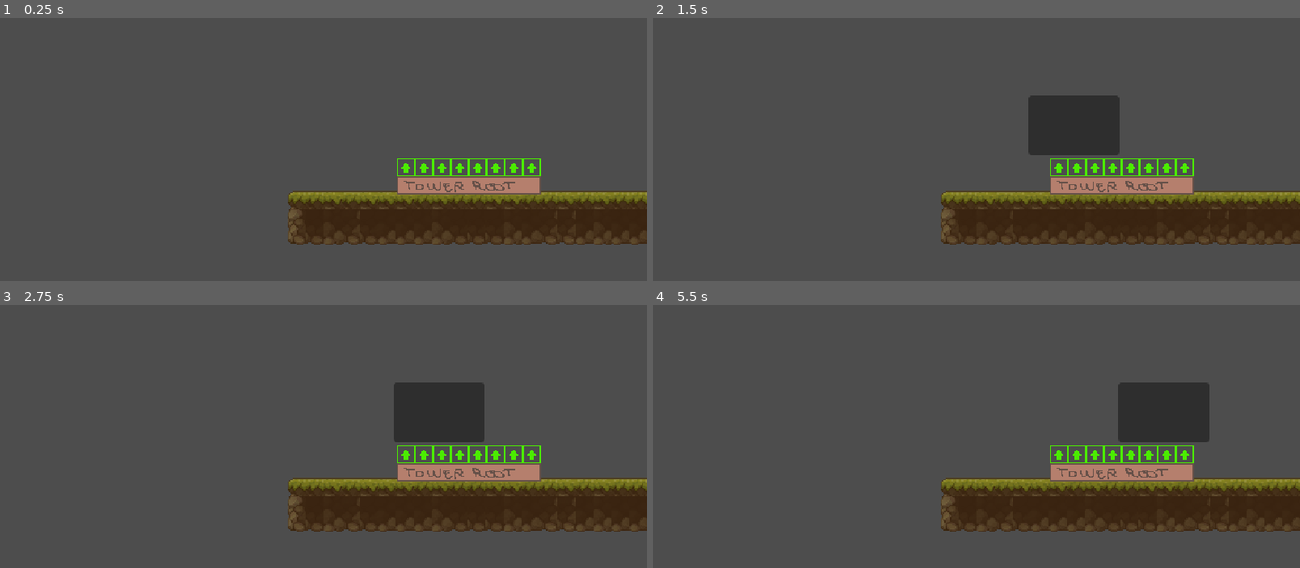
Above: before the commit, frames 1-4 (two rows, left to right).
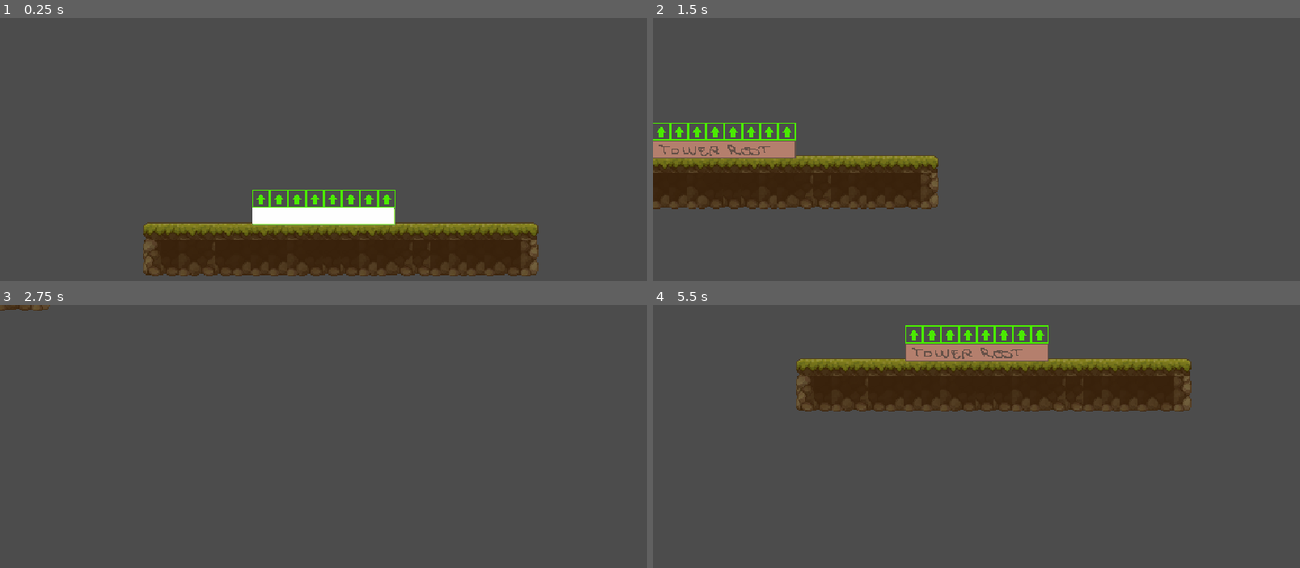
Above: after the commit, the same moments.

Repository: DevelopingTom/tower_up
Game: Godot game, scene res://world/world.tscn
Two runs of this game, one before a commit and one after it. Both use one fixed random seed, a clock stepped at 60 frames per second and the inputs below.
Inputs (mouse positions are in pixels of both pictures, inside the frame that each line leads up to):
- Up to frame 1 (0.25 s): no input
- Up to frame 2 (1.5 s): tap Enter at 0.5 s; move the mouse to (1060, 167) at 0.52 s; hold Right (right, bound only after the commit) 0.53-1.28 s; click (1060, 167) at 0.67 s; move the mouse to (1073, 167) at 1.27 s; hold Down (down, bound only after the commit) from 1.28 s (still down); click (1073, 167) at 1.42 s
- Up to frame 3 (2.75 s): move the mouse to (439, 454) at 2.02 s; release Down (down, bound only after the commit) at 2.03 s; hold Right (right, bound only after the commit) from 2.03 s (still down); click (439, 454) at 2.17 s
- Up to frame 4 (5.5 s): tap Space at 2.75 s; move the mouse to (1112, 454) at 2.77 s; release Right (right, bound only after the commit) at 2.78 s; hold Up (up, bound only after the commit) 2.78-3.53 s; click (1112, 454) at 2.92 s; move the mouse to (1131, 454) at 3.52 s; hold Left (left, bound only after the commit) 3.53-5.03 s; click (1131, 454) at 3.67 s; move the mouse to (1151, 454) at 4.27 s; click (1151, 454) at 4.42 s; move the mouse to (1164, 454) at 5.02 s; hold Down (down, bound only after the commit) from 5.03 s (still down); click (1164, 454) at 5.17 s

The runs differ from the first frame. In frame 1, 21% of the frame differs, in the area x 22-100%, y 53-99%; in frame 2, 27%; in frame 3, 16%; in frame 4, 29%, in the area x 22-100%, y 7-87%.

Commit message:
shapecast building creation

Diff:
--- a/building/anchor/anchor.gd
+++ b/building/anchor/anchor.gd
@@ -15,7 +15,6 @@
 			$BuildingList.show()
 
 func _on_area_2d_area_entered(_area):
-	print("entered")
 	hide()
 
 func _on_area_2d_area_exited(_area):
--- a/building/anchor/anchor.tscn
+++ b/building/anchor/anchor.tscn
@@ -25,6 +25,7 @@
 
 [node name="BuildingList" parent="." instance=ExtResource("2_n1dhu")]
 visible = false
+z_index = 1
 offset_left = -35.0
 offset_top = -72.0
 offset_right = -35.0
--- a/building/building.gd
+++ b/building/building.gd
@@ -2,9 +2,21 @@
 
 class_name Building
 
-func _on_area_2d_input_event(viewport, event, shape_idx):
+func _ready():
+	$Sprite2D.visible = true
+	# can't be done statically: each building instance has a different texture
+	$Phantom.init($Sprite2D, $Area2D/CollisionShape2D.shape, $Area2D)
+
+func _on_area_2d_input_event(_viewport, event, _shape_idx):
 	if event is InputEventMouseButton:
 		if event.is_pressed() and event.button_index == MOUSE_BUTTON_LEFT:
 			emit_signal("building_clicked", self)
 
+func _on_phantom_construction_possible(possible: bool):
+	if not possible:
+		queue_free()
+	else:
+		$Sprite2D.visible = true
+		$Phantom.queue_free()
+
 signal building_clicked
--- a/building/building.tscn
+++ b/building/building.tscn
@@ -1,22 +1,30 @@
-[gd_scene load_steps=3 format=3 uid="uid://bjsjul1uaaek4"]
+[gd_scene load_steps=4 format=3 uid="uid://bjsjul1uaaek4"]
 
 [ext_resource type="Script" path="res://building/building.gd" id="1_uftj5"]
+[ext_resource type="PackedScene" uid="uid://cllho4nu0o3j6" path="res://building/phantom/phantom.tscn" id="2_wukt4"]
 
-[sub_resource type="RectangleShape2D" id="RectangleShape2D_isye7"]
-size = Vector2(128, 16)
+[sub_resource type="RectangleShape2D" id="RectangleShape2D_67x3w"]
+size = Vector2(126, 14)
 
 [node name="Building" type="Node2D"]
 script = ExtResource("1_uftj5")
 
 [node name="Sprite2D" type="Sprite2D" parent="."]
+visible = false
+centered = false
 
 [node name="Anchors" type="Node2D" parent="."]
 
 [node name="Area2D" type="Area2D" parent="."]
+monitoring = false
 
 [node name="CollisionShape2D" type="CollisionShape2D" parent="Area2D"]
-shape = SubResource("RectangleShape2D_isye7")
+shape = SubResource("RectangleShape2D_67x3w")
 
 [node name="ConnectedBuildings" type="Node2D" parent="."]
 
+[node name="Phantom" parent="." instance=ExtResource("2_wukt4")]
+
+[connection signal="area_entered" from="Area2D" to="." method="_on_area_2d_area_entered"]
 [connection signal="input_event" from="Area2D" to="." method="_on_area_2d_input_event"]
+[connection signal="construction_possible" from="Phantom" to="." method="_on_phantom_construction_possible"]
--- a/building/buildings/block_1x2.tscn
+++ b/building/buildings/block_1x2.tscn
@@ -1,23 +1,17 @@
 [gd_scene load_steps=4 format=3 uid="uid://c1nyxap44l58t"]
 
 [ext_resource type="PackedScene" uid="uid://bjsjul1uaaek4" path="res://building/building.tscn" id="1_o3he4"]
-[ext_resource type="Texture2D" uid="uid://cy0xndcnekdah" path="res://building/buildings/block_4x4.png" id="2_tvl8c"]
+[ext_resource type="Texture2D" uid="uid://d262xkmdjqshp" path="res://building/buildings/block_1x2.png" id="2_pk8kp"]
 
 [sub_resource type="RectangleShape2D" id="RectangleShape2D_00f1h"]
-size = Vector2(16, 32)
+size = Vector2(14, 30)
 
 [node name="Block1x2" instance=ExtResource("1_o3he4")]
 
 [node name="Sprite2D" parent="." index="0"]
-visible = false
-texture = ExtResource("2_tvl8c")
+texture = ExtResource("2_pk8kp")
+offset = Vector2(0, -32)
 
 [node name="CollisionShape2D" parent="Area2D" index="0"]
 position = Vector2(8, -16)
 shape = SubResource("RectangleShape2D_00f1h")
-
-[node name="Sprite2D2" type="Sprite2D" parent="." index="3"]
-position = Vector2(0, -32)
-scale = Vector2(0.25, 0.5)
-texture = ExtResource("2_tvl8c")
-centered = false
--- a/building/buildings/block_4x4.tscn
+++ b/building/buildings/block_4x4.tscn
@@ -5,18 +5,17 @@
 [ext_resource type="PackedScene" uid="uid://dmcsosyusjm8d" path="res://building/anchor/anchor.tscn" id="3_blwsu"]
 
 [sub_resource type="RectangleShape2D" id="RectangleShape2D_dko73"]
-size = Vector2(63, 62)
+size = Vector2(60, 61)
 
 [node name="Block4x4" instance=ExtResource("1_7sph1")]
 
 [node name="Sprite2D" parent="." index="0"]
-position = Vector2(0, -64)
 texture = ExtResource("2_d5vv5")
-centered = false
+offset = Vector2(0, -64)
 
 [node name="Anchor" parent="Anchors" index="0" instance=ExtResource("3_blwsu")]
 position = Vector2(0, -64)
 
 [node name="CollisionShape2D" parent="Area2D" index="0"]
-position = Vector2(31.5, -32)
+position = Vector2(32, -31.5)
 shape = SubResource("RectangleShape2D_dko73")
--- /dev/null
+++ b/building/phantom/phantom.gd
@@ -0,0 +1,49 @@
+extends Node2D
+
+@export var texture: Texture2D
+@export var collision_shape: RectangleShape2D
+@export var parent_area: Area2D
+@onready var foo = $ColorRect
+
+func init(sprite: Sprite2D, shape: RectangleShape2D, area: Area2D):
+	$Sprite2D.texture = sprite.texture
+	$Sprite2D.offset = sprite.offset
+	foo.custom_minimum_size = shape.size
+	foo.global_position = area.global_position
+	parent_area = area
+	collision_shape = shape
+
+var query : PhysicsShapeQueryParameters2D
+var shape_rid: RID
+func _physics_process(_delta):
+	if $AnimationPlayer.is_playing():
+		return
+
+	if not query:
+		shape_rid = PhysicsServer2D.rectangle_shape_create()
+		PhysicsServer2D.shape_set_data(shape_rid, collision_shape.size / 2)
+		query = PhysicsShapeQueryParameters2D.new()
+		query.shape_rid = shape_rid
+		query.collide_with_areas = true
+		query.collide_with_bodies = false
+		query.collision_mask = 1 # building layer
+		query.transform.origin = parent_area.global_position
+
+	var space_state = get_world_2d().direct_space_state
+	var collisions = space_state.intersect_shape(query)
+	PhysicsServer2D.free_rid(shape_rid)
+	print("parent area: ", parent_area.get_parent())
+	var collided_building := false
+	for c in collisions:
+		if c.collider != parent_area:
+			print("colliding with: ", c.collider.get_parent())
+			collided_building = true
+			break
+
+	if collided_building:
+		print("cannot build")
+		$AnimationPlayer.play("disappear")
+	else:
+		$AnimationPlayer.play("disappear_ok")
+
+signal construction_possible
--- /dev/null
+++ b/building/phantom/phantom.tscn
@@ -0,0 +1,98 @@
+[gd_scene load_steps=6 format=3 uid="uid://cllho4nu0o3j6"]
+
+[ext_resource type="Script" path="res://building/phantom/phantom.gd" id="1_myfnq"]
+
+[sub_resource type="Animation" id="Animation_25n47"]
+length = 0.001
+tracks/0/type = "value"
+tracks/0/imported = false
+tracks/0/enabled = true
+tracks/0/path = NodePath("Sprite2D:modulate")
+tracks/0/interp = 1
+tracks/0/loop_wrap = true
+tracks/0/keys = {
+"times": PackedFloat32Array(0),
+"transitions": PackedFloat32Array(1),
+"update": 0,
+"values": [Color(1, 1, 1, 1)]
+}
+
+[sub_resource type="Animation" id="Animation_1ig5u"]
+resource_name = "disappear"
+tracks/0/type = "value"
+tracks/0/imported = false
+tracks/0/enabled = true
+tracks/0/path = NodePath("Sprite2D:modulate")
+tracks/0/interp = 1
+tracks/0/loop_wrap = true
+tracks/0/keys = {
+"times": PackedFloat32Array(0, 0.2, 0.9),
+"transitions": PackedFloat32Array(1, 1, 1),
+"update": 0,
+"values": [Color(1, 0, 0, 0.270588), Color(3, 1, 1, 0.180392), Color(1, 1, 1, 0)]
+}
+tracks/1/type = "method"
+tracks/1/imported = false
+tracks/1/enabled = true
+tracks/1/path = NodePath(".")
+tracks/1/interp = 1
+tracks/1/loop_wrap = true
+tracks/1/keys = {
+"times": PackedFloat32Array(0.9),
+"transitions": PackedFloat32Array(1),
+"values": [{
+"args": [&"construction_possible", false],
+"method": &"emit_signal"
+}]
+}
+
+[sub_resource type="Animation" id="Animation_qng0u"]
+resource_name = "disappear_ok"
+tracks/0/type = "method"
+tracks/0/imported = false
+tracks/0/enabled = true
+tracks/0/path = NodePath(".")
+tracks/0/interp = 1
+tracks/0/loop_wrap = true
+tracks/0/keys = {
+"times": PackedFloat32Array(1),
+"transitions": PackedFloat32Array(1),
+"values": [{
+"args": [&"construction_possible", true],
+"method": &"emit_signal"
+}]
+}
+tracks/1/type = "value"
+tracks/1/imported = false
+tracks/1/enabled = true
+tracks/1/path = NodePath("Sprite2D:modulate")
+tracks/1/interp = 1
+tracks/1/loop_wrap = true
+tracks/1/keys = {
+"times": PackedFloat32Array(0, 0.2, 1),
+"transitions": PackedFloat32Array(1, 1, 1),
+"update": 0,
+"values": [Color(1, 1, 1, 0), Color(1, 2, 1, 1), Color(1, 1, 1, 1)]
+}
+
+[sub_resource type="AnimationLibrary" id="AnimationLibrary_2v2pq"]
+_data = {
+"RESET": SubResource("Animation_25n47"),
+"disappear": SubResource("Animation_1ig5u"),
+"disappear_ok": SubResource("Animation_qng0u")
+}
+
+[node name="Phantom" type="Node2D"]
+script = ExtResource("1_myfnq")
+
+[node name="Sprite2D" type="Sprite2D" parent="."]
+centered = false
+
+[node name="AnimationPlayer" type="AnimationPlayer" parent="."]
+libraries = {
+"": SubResource("AnimationLibrary_2v2pq")
+}
+
+[node name="ColorRect" type="ColorRect" parent="."]
+offset_right = 3.0
+offset_bottom = 3.0
--- a/building/root/root.tscn
+++ b/building/root/root.tscn
@@ -9,7 +9,6 @@
 
 [node name="Sprite2D" parent="." index="0"]
 texture = ExtResource("2_82sed")
-centered = false
 
 [node name="Anchor" parent="Anchors" index="0" instance=ExtResource("3_aj7e3")]
 
--- /dev/null
+++ b/globals/catalog_globals.gd
@@ -0,0 +1,13 @@
+extends Node
+
+var catalog: Array[Item]
+
+func _ready():
+	var starting_catalog = load("res://ui/building_list/catalog/starting_catalog.tres")
+	catalog = starting_catalog.catalog.duplicate()
+
+func current_catalog():
+	return catalog
+
+func add_item_to_catalog(item: Item):
+	catalog.push_back(item)
--- a/project.godot
+++ b/project.godot
@@ -18,6 +18,7 @@
 [autoload]
 
 WorldGlobals="*res://globals/world_globals.gd"
+CatalogGlobals="*res://globals/catalog_globals.gd"
 
 [display]
 
@@ -26,6 +27,38 @@
 window/stretch/scale=2.0
 window/stretch/scale_mode="integer"
 
+[input]
+
+right={
+"deadzone": 0.5,
+"events": [Object(InputEventKey,"resource_local_to_scene":false,"resource_name":"","device":-1,"window_id":0,"alt_pressed":false,"shift_pressed":false,"ctrl_pressed":false,"meta_pressed":false,"pressed":false,"keycode":0,"physical_keycode":4194321,"key_label":0,"unicode":0,"echo":false,"script":null)
+, Object(InputEventKey,"resource_local_to_scene":false,"resource_name":"","device":-1,"window_id":0,"alt_pressed":false,"shift_pressed":false,"ctrl_pressed":false,"meta_pressed":false,"pressed":false,"keycode":0,"physical_keycode":68,"key_label":0,"unicode":100,"echo":false,"script":null)
+]
+}
+left={
+"deadzone": 0.5,
+"events": [Object(InputEventKey,"resource_local_to_scene":false,"resource_name":"","device":-1,"window_id":0,"alt_pressed":false,"shift_pressed":false,"ctrl_pressed":false,"meta_pressed":false,"pressed":false,"keycode":0,"physical_keycode":4194319,"key_label":0,"unicode":0,"echo":false,"script":null)
+, Object(InputEventKey,"resource_local_to_scene":false,"resource_name":"","device":-1,"window_id":0,"alt_pressed":false,"shift_pressed":false,"ctrl_pressed":false,"meta_pressed":false,"pressed":false,"keycode":0,"physical_keycode":65,"key_label":0,"unicode":97,"echo":false,"script":null)
+]
+}
+up={
+"deadzone": 0.5,
+"events": [Object(InputEventKey,"resource_local_to_scene":false,"resource_name":"","device":-1,"window_id":0,"alt_pressed":false,"shift_pressed":false,"ctrl_pressed":false,"meta_pressed":false,"pressed":false,"keycode":0,"physical_keycode":4194320,"key_label":0,"unicode":0,"echo":false,"script":null)
+, Object(InputEventKey,"resource_local_to_scene":false,"resource_name":"","device":-1,"window_id":0,"alt_pressed":false,"shift_pressed":false,"ctrl_pressed":false,"meta_pressed":false,"pressed":false,"keycode":0,"physical_keycode":87,"key_label":0,"unicode":119,"echo":false,"script":null)
+]
+}
+down={
+"deadzone": 0.5,
+"events": [Object(InputEventKey,"resource_local_to_scene":false,"resource_name":"","device":-1,"window_id":0,"alt_pressed":false,"shift_pressed":false,"ctrl_pressed":false,"meta_pressed":false,"pressed":false,"keycode":0,"physical_keycode":4194322,"key_label":0,"unicode":0,"echo":false,"script":null)
+, Object(InputEventKey,"resource_local_to_scene":false,"resource_name":"","device":-1,"window_id":0,"alt_pressed":false,"shift_pressed":false,"ctrl_pressed":false,"meta_pressed":false,"pressed":false,"keycode":0,"physical_keycode":83,"key_label":0,"unicode":115,"echo":false,"script":null)
+]
+}
+
+[layer_names]
+
+2d_physics/layer_1="building"
+
 [rendering]
 
 textures/canvas_textures/default_texture_filter=0
+viewport/hdr_2d=true
--- a/ui/building_list/building_list.gd
+++ b/ui/building_list/building_list.gd
@@ -1,13 +1,11 @@
 extends Control
-
-@export var catalog: Array[Item]
 
 var mapping := []
 
 # Called when the node enters the scene tree for the first time.
 func _ready():
+	var catalog = CatalogGlobals.current_catalog()
 	for c in catalog:
-		print("adding ", c.item_name)
 		$ItemList.add_item(c.item_name, c.icon, true)
 		mapping.append(c)
 	pass # Replace with function body.
@@ -15,5 +13,5 @@
 func _on_item_list_item_clicked(index, _at_position, _mouse_button_index):
 	var item_instance = mapping[index].building.instantiate()
 	item_instance.set_position(get_parent().position)
-	get_tree().root.add_child(item_instance)
+	get_parent().get_parent().add_child(item_instance)
 	hide()
--- /dev/null
+++ b/ui/building_list/catalog/block1x2.tres
@@ -0,0 +1,11 @@
+[gd_resource type="Resource" script_class="Item" load_steps=4 format=3 uid="uid://dn6sgthy7idx1"]
+
+[ext_resource type="PackedScene" uid="uid://c1nyxap44l58t" path="res://building/buildings/block_1x2.tscn" id="1_akbni"]
+[ext_resource type="Texture2D" uid="uid://p0ux3qouhfce" path="res://ui/building_list/items/attack_icon.png" id="2_6vvdm"]
+[ext_resource type="Script" path="res://ui/building_list/items/item.gd" id="3_tiduc"]
+
+[resource]
+script = ExtResource("3_tiduc")
+icon = ExtResource("2_6vvdm")
+building = ExtResource("1_akbni")
+item_name = "block 1x2"
--- /dev/null
+++ b/ui/building_list/catalog/starting_catalog.tres
@@ -0,0 +1,12 @@
+[gd_resource type="Resource" load_steps=4 format=3 uid="uid://b0npapyn2xynj"]
+
+[ext_resource type="Resource" uid="uid://blonthhn54m1q" path="res://ui/building_list/catalog/block4x4.tres" id="1_is2y1"]
+[ext_resource type="Resource" uid="uid://dn6sgthy7idx1" path="res://ui/building_list/catalog/block1x2.tres" id="2_xnamv"]
+
+[sub_resource type="GDScript" id="GDScript_htn6v"]
+script/source = "@export var catalog: Array[Item]
+"
+
+[resource]
+script = SubResource("GDScript_htn6v")
+catalog = Array[Resource("res://ui/building_list/items/item.gd")]([ExtResource("1_is2y1"), ExtResource("2_xnamv")])
--- a/ui/world_ui/world_ui.gd
+++ b/ui/world_ui/world_ui.gd
@@ -7,9 +7,9 @@
 
 
 # Called every frame. 'delta' is the elapsed time since the previous frame.
-func _process(delta):
+func _process(_delta):
 	pass
 
 
-func on_building_clicked(building: Building):
+func on_building_clicked(_building: Building):
 	pass
--- /dev/null
+++ b/world/camera.gd
@@ -0,0 +1,14 @@
+extends Camera2D
+
+const MOVE_SPEED = 300
+# Called every frame. 'delta' is the elapsed time since the previous frame.
+func _physics_process(delta):
+	if Input.is_action_pressed("right"):
+		position.x += MOVE_SPEED * delta
+	if Input.is_action_pressed("left"):
+		position.x -= MOVE_SPEED * delta
+	if Input.is_action_pressed("up"):
+		position.y -= MOVE_SPEED * delta
+	if Input.is_action_pressed("down"):
+		position.y += MOVE_SPEED * delta
+	pass
--- a/world/world.tscn
+++ b/world/world.tscn
@@ -1,8 +1,9 @@
-[gd_scene load_steps=7 format=3 uid="uid://d4eid4qnyy2fk"]
+[gd_scene load_steps=9 format=3 uid="uid://d4eid4qnyy2fk"]
 
 [ext_resource type="Texture2D" uid="uid://qqutcmuuesfp" path="res://world/ground_set.png" id="1_kxk13"]
 [ext_resource type="Script" path="res://world/world.gd" id="1_srm0t"]
 [ext_resource type="PackedScene" uid="uid://dftucl2wox2nq" path="res://building/root/root.tscn" id="3_ektfq"]
+[ext_resource type="Script" path="res://world/camera.gd" id="4_32oi0"]
 [ext_resource type="PackedScene" uid="uid://b5fbf37m2axyd" path="res://ui/world_ui/world_ui.tscn" id="4_dn7hj"]
 
 [sub_resource type="TileSetAtlasSource" id="TileSetAtlasSource_g8ogi"]
@@ -801,17 +802,28 @@
 terrain_set_0/terrain_0/color = Color(0.5, 0.34375, 0.25, 1)
 sources/0 = SubResource("TileSetAtlasSource_g8ogi")
 
+[sub_resource type="Environment" id="Environment_s6gas"]
+background_mode = 3
+glow_enabled = true
+glow_blend_mode = 0
+
 [node name="World" type="Node2D"]
 script = ExtResource("1_srm0t")
 
 [node name="TileMap" type="TileMap" parent="."]
+position = Vector2(33, -45)
 tile_set = SubResource("TileSet_8ncya")
 format = 2
 layer_0/tile_data = PackedInt32Array(65535, 262144, 0, 65534, 0, 0, 131071, 131072, 4, 131070, 0, 4, 0, 65536, 0, 65536 …(622 unchanged characters)…
 
-[node name="Root" parent="." instance=ExtResource("3_ektfq")]
-position = Vector2(65, -21)
+[node name="Root" parent="." groups=["building"] instance=ExtResource("3_ektfq")]
+position = Vector2(98, -66)
 
 [node name="Camera2D" type="Camera2D" parent="."]
+position = Vector2(162, -73)
+script = ExtResource("4_32oi0")
 
 [node name="WorldUi" parent="." instance=ExtResource("4_dn7hj")]
+
+[node name="WorldEnvironment" type="WorldEnvironment" parent="."]
+environment = SubResource("Environment_s6gas")
Binary file added: building/buildings/block_1x2.png
Not shown, added: building/buildings/block_1x2.png.import
